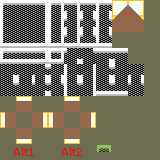
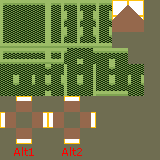
Two versions of the same layered image (160x160). Layer-by-layer changes:
painted on "floorboards-f.png" over (0, 0, 144, 152)
